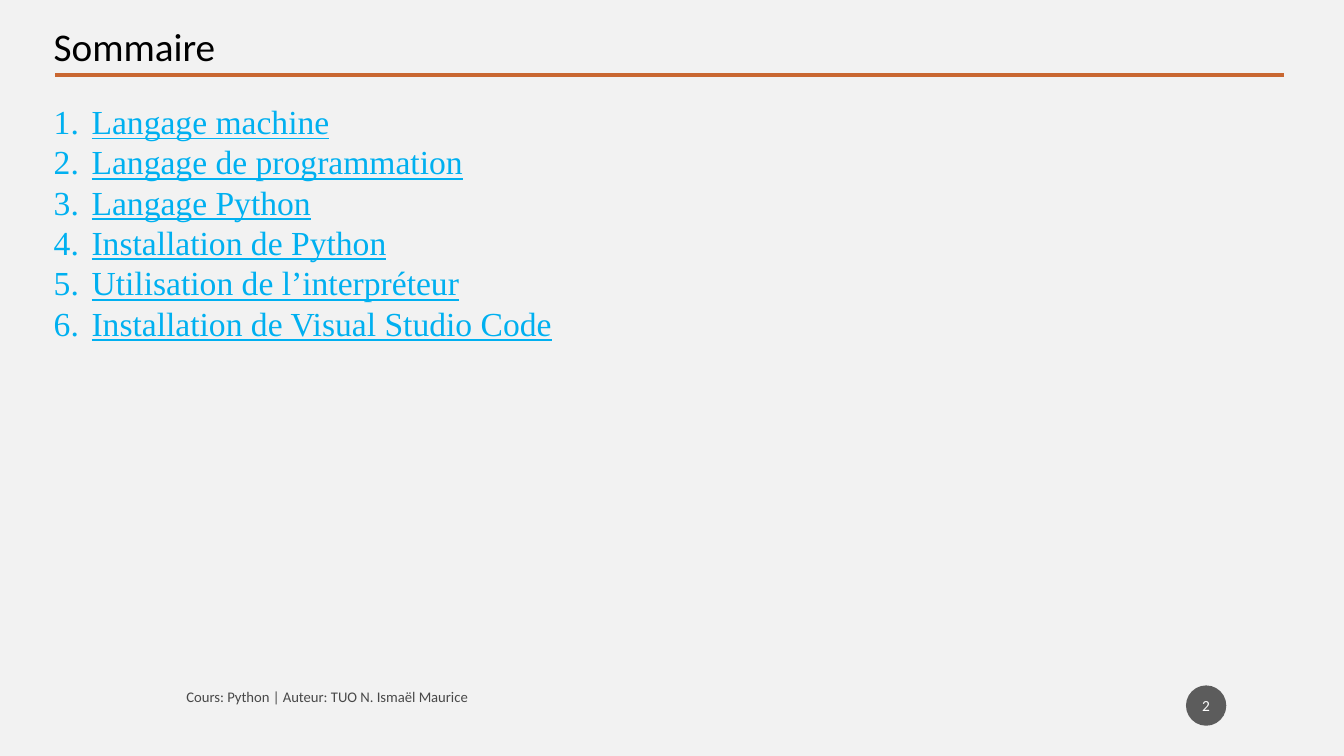
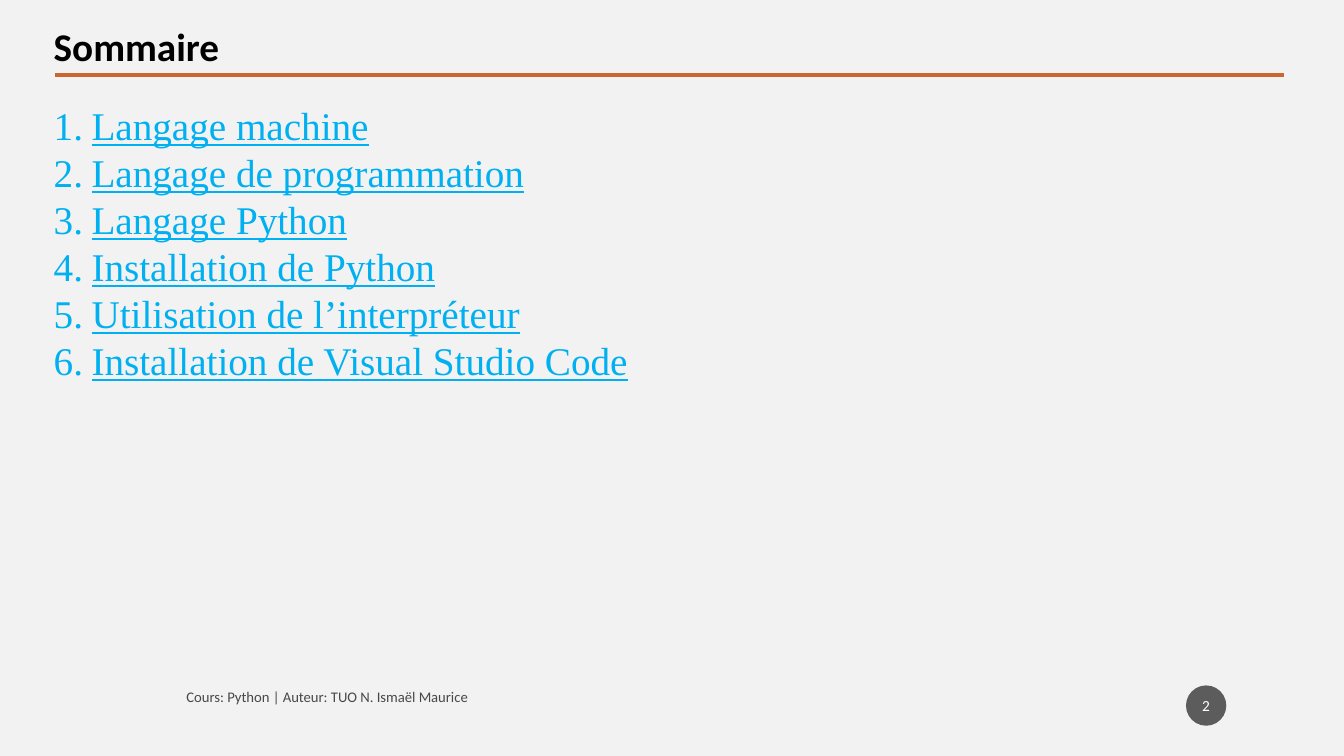
Before and after one commit to tisma95/cours-python, a slide deck: slide 2 of source/Chapitre 1 - Introduction et installation.pptx. Drawn at 1344x756 pixels with LibreOffice and Linux fonts; fonts in the diff are those of the drawing. Boxes give left, top, right and bottom in pixels: in the first picture for what was removed or moved away, otherwise in the second. Text is boxed around its words. In the diff, an @@ line names an element or a change of style, - is before the commit and + after.

Commit message:
Style: Mise à jour du style du chp1-chp7
Mise en forme du contenu du sommaire à 24 px
Mettre en gras tous les titres de pages
Mettre en italique les mots clés

```diff
--- a/source/Chapitre 1 - Introduction et installation.pptx
+++ b/source/Chapitre 1 - Introduction et installation.pptx
@@ text "Sommaire" at [54,33,219,62]: bold on @@
@@ text "Langage machine" at [92,112,628,381]: size 24 to 28 pt @@
```
Also in this commit, not shown: 6 other slides changed, 13 other files.
